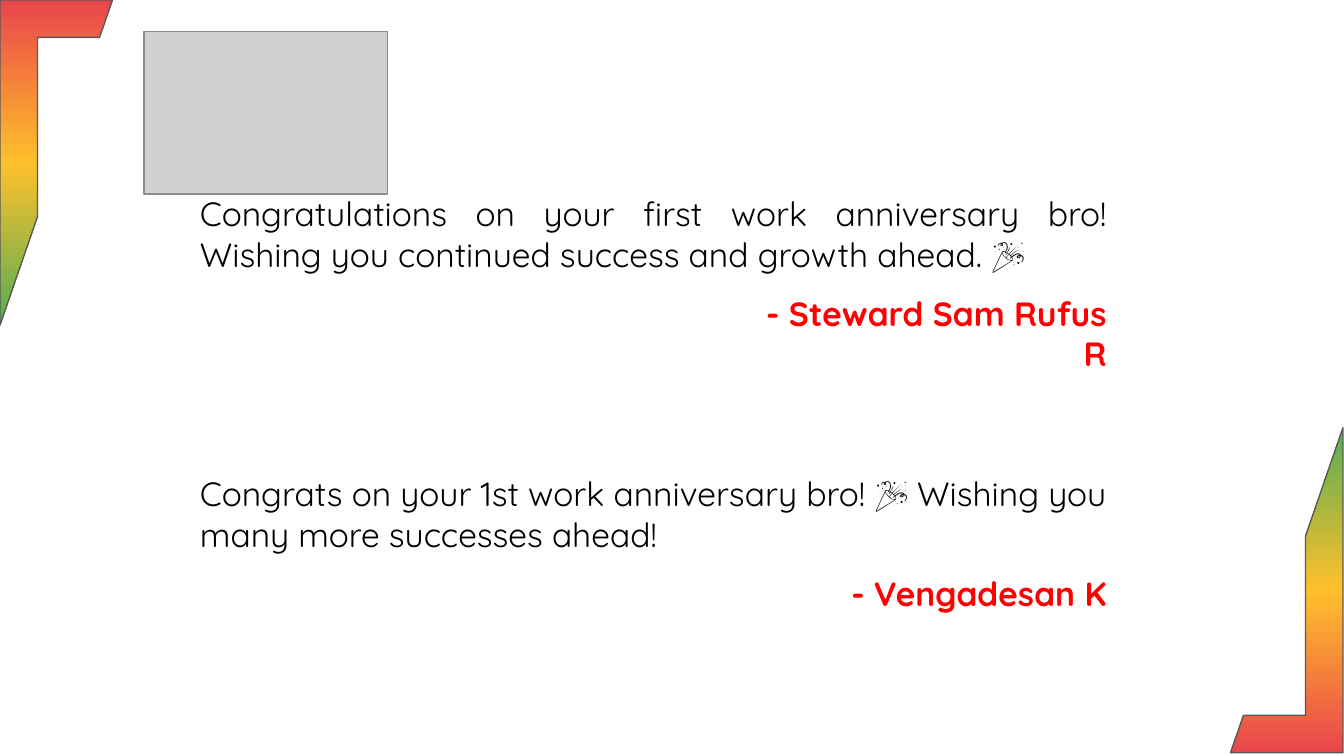
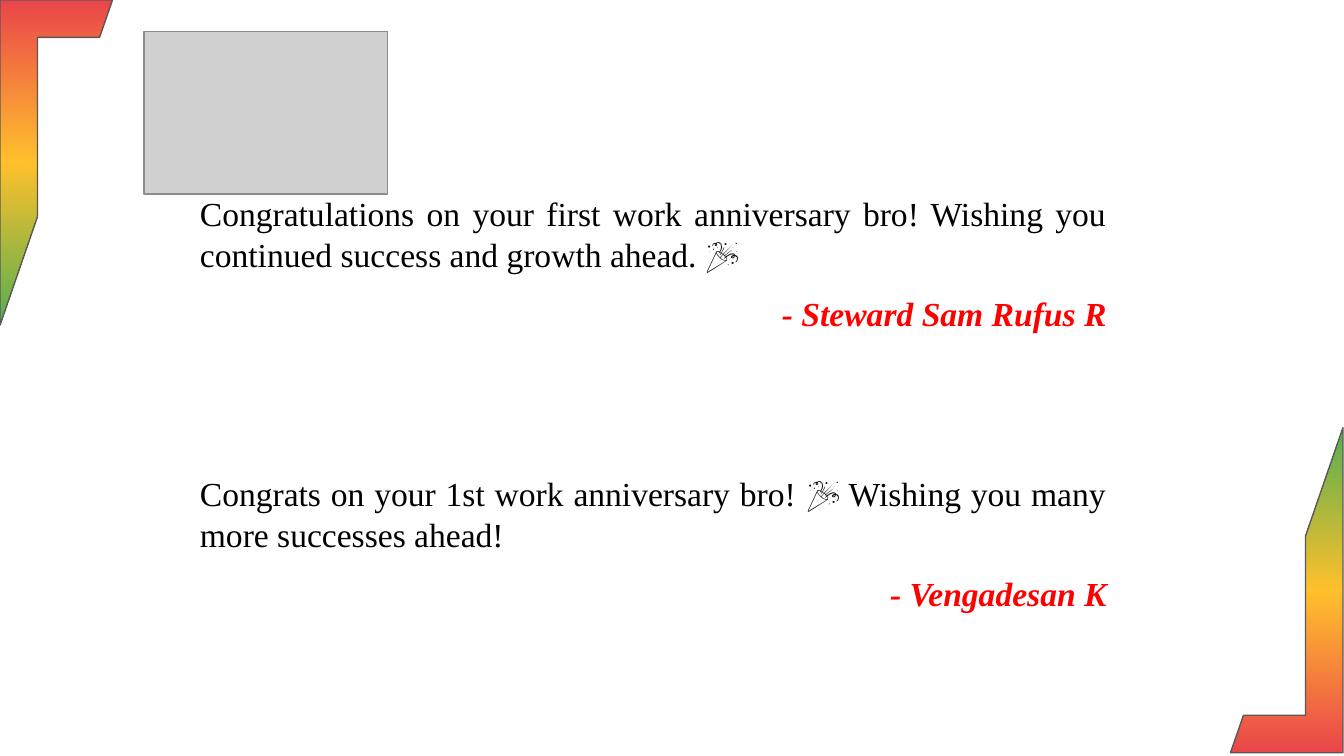
Before and after one commit to Harisudhan23/HR-automation-UI, a slide deck: slide 11 of media/Final_Anniversary_Presentation.pptx. Drawn at 1344x756 pixels with LibreOffice and Linux fonts; fonts in the diff are those of the drawing; grey boxes stand for pictures; background and template pictures are left out. Boxes give left, top, right and bottom in pixels: in the first picture for what was removed or moved away, otherwise in the second. Text is boxed around its words. In the diff, an @@ line names an element or a change of style, - is before the commit and + after.

```diff
--- a/media/Final_Anniversary_Presentation.pptx
+++ b/media/Final_Anniversary_Presentation.pptx
@@ text "Congratulations on your first work ..." at (200,202,1105,273): font Quicksand to Times New Roman @@
@@ text "- Steward Sam Rufus R": place and size @@
-text "- Steward Sam Rufus R" at (789,301,1107,366)
+text "- Steward Sam Rufus R" at (801,302,1106,332)
@@ text "- Steward Sam Rufus R" at (801,302,1106,332): font Quicksand to Times New Roman, italic on @@
@@ text "Congrats on your 1st work ..." at (200,482,1106,548): font Quicksand to Times New Roman @@
@@ text "- Vengadesan K" at (910,582,1106,612): font Quicksand to Times New Roman, italic on @@
@@ text "- Vengadesan K": place and size @@
-text "- Vengadesan K" at (874,581,1107,613)
+text "- Vengadesan K" at (910,582,1106,612)
```
Also in this commit, not shown: 11 other slides changed, 11 other files.
